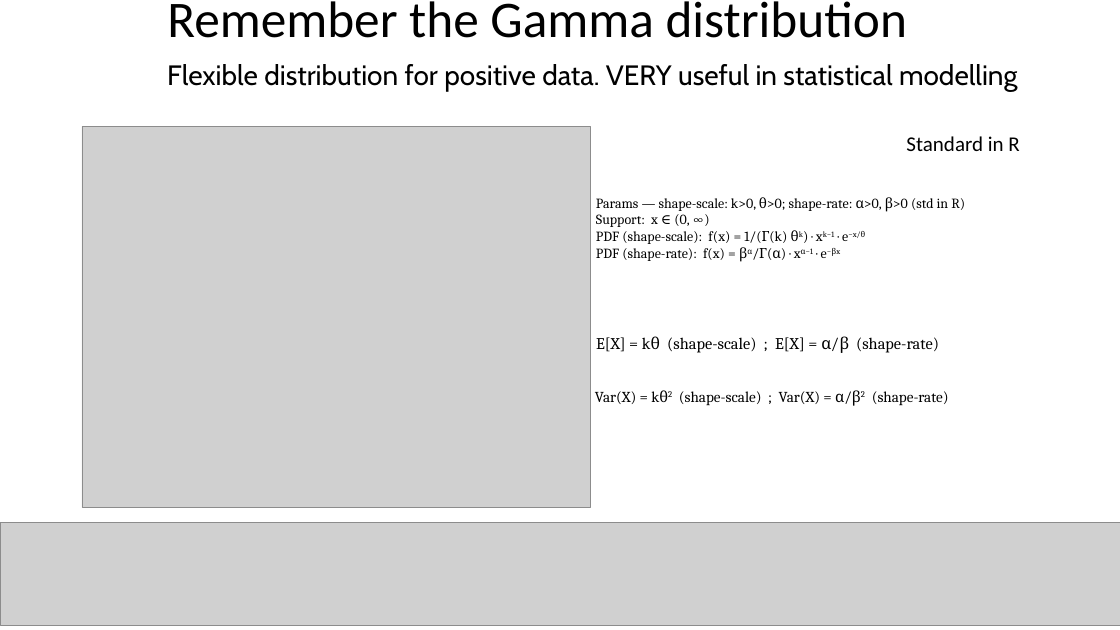
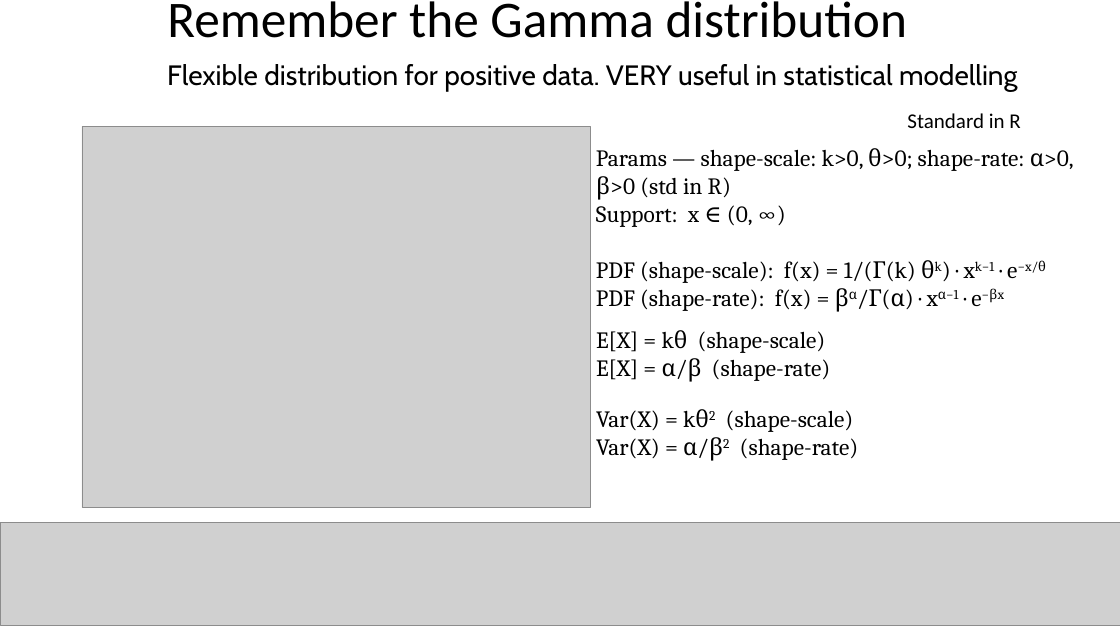
Before and after one commit to taaltree/FW536, a slide deck: slide 35 of Day2_GLM/FW536_Day2_Morning_ContinuousDistributions_accessible.pptx. Drawn at 1120x630 pixels with LibreOffice and Linux fonts; fonts in the diff are those of the drawing; grey boxes stand for pictures. Boxes give left, top, right and bottom in pixels: in the first picture for what was removed or moved away, otherwise in the second. Text is boxed around its words. In the diff, an @@ line names an element or a change of style, - is before the commit and + after.

```diff
--- a/Day2_GLM/FW536_Day2_Morning_ContinuousDistributions_accessible.pptx
+++ b/Day2_GLM/FW536_Day2_Morning_ContinuousDistributions_accessible.pptx
@@ text "Standard in R": place and size @@
-text "Standard in R" at <box>906,136,1019,151</box>
+text "Standard in R" at <box>907,113,1020,128</box>
@@ text "Params — shape-scale: k>0, θ>0; ...": place and size @@
-text "Params — shape-scale: k>0, θ>0; ..." at <box>596,197,965,261</box>
+text "Params — shape-scale: k>0, θ>0; ..." at <box>596,148,1074,311</box>
@@ text "Params — shape-scale: k>0, θ>0; ..." at <box>596,148,1074,311</box>: size 12 to 20 pt @@
@@ text at <box>596,331,831,382</box>: text changed; size 14 to 20 pt @@
-E[X] = kθ (shape-scale) ; E[X] = α/β (shape-rate)
+E[X] = kθ (shape-scale)
+E[X] = α/β (shape-rate)
@@ text at <box>596,410,859,460</box>: text changed; size 13 to 20 pt @@
-Var(X) = kθ2 (shape-scale) ; Var(X) = α/β2 (shape-rate)
+Var(X) = kθ2 (shape-scale)
+Var(X) = α/β2 (shape-rate)
```
Also in this commit, not shown: 12 other slides changed, 5 other files.
